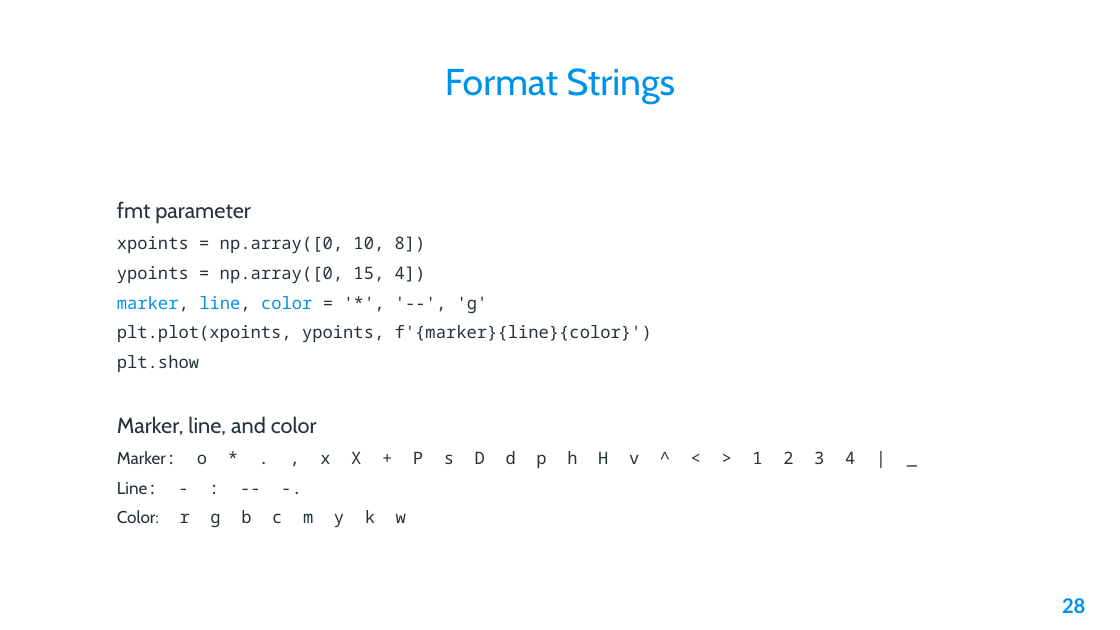
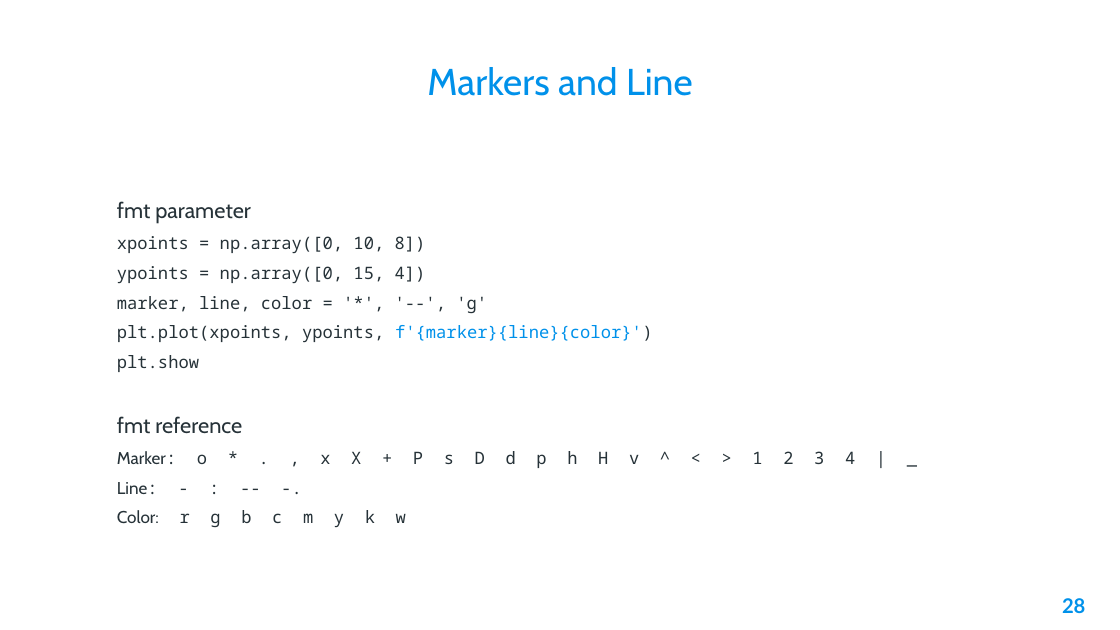
Before and after one commit to AleeRezaa/learn-python, a slide deck: slide 28 of Powerpoint/2 Data Science.pptx. Drawn at 1120x630 pixels with LibreOffice and Linux fonts; fonts in the diff are those of the drawing; background and template pictures are left out. Boxes give left, top, right and bottom in pixels: in the first picture for what was removed or moved away, otherwise in the second. Text is boxed around its words. In the diff, an @@ line names an element or a change of style, - is before the commit and + after.

Commit message:
add mpl markers and line

```diff
--- a/Powerpoint/2 Data Science.pptx
+++ b/Powerpoint/2 Data Science.pptx
@@ title at bbox=[427, 67, 693, 96]: text changed @@
-Format Strings
+Markers and Line
@@ text at bbox=[117, 296, 653, 342]: text colour #0091EA to #263238 in "marker, line, color"; text colour #263238 to #0091EA in "f'{marker}{line}{color}')" @@
@@ text at bbox=[117, 416, 242, 434]: text changed @@
-Marker, line, and color
+fmt reference
```
Also in this commit, not shown: 1 slide added, 1 other file.
